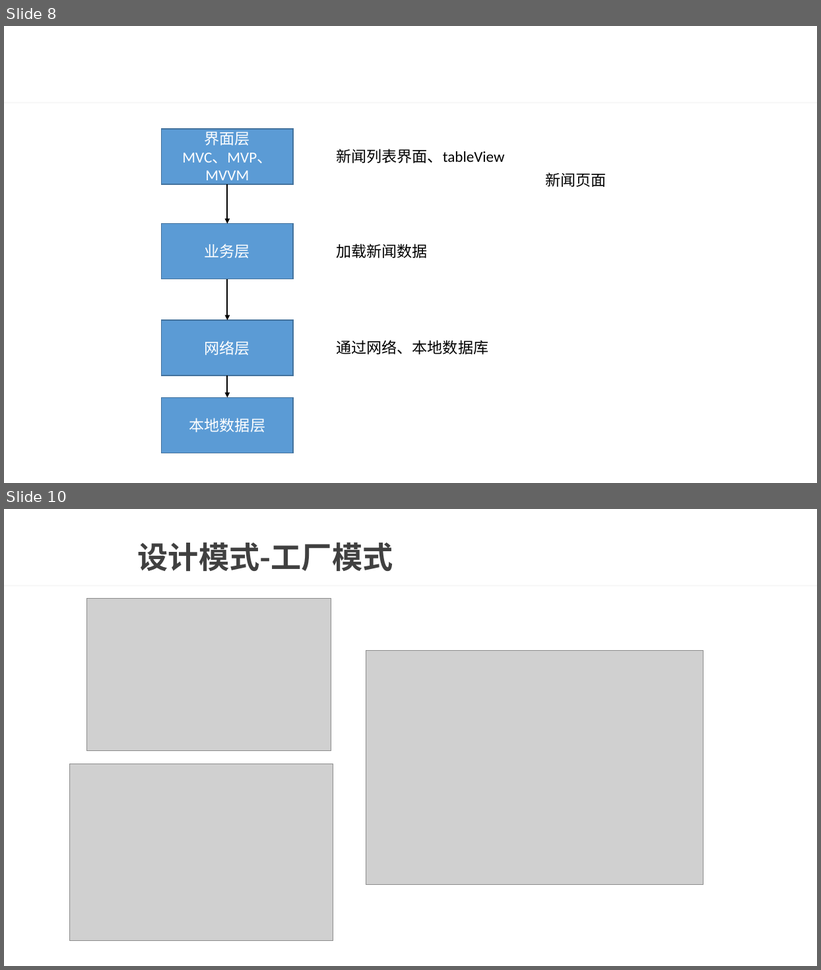
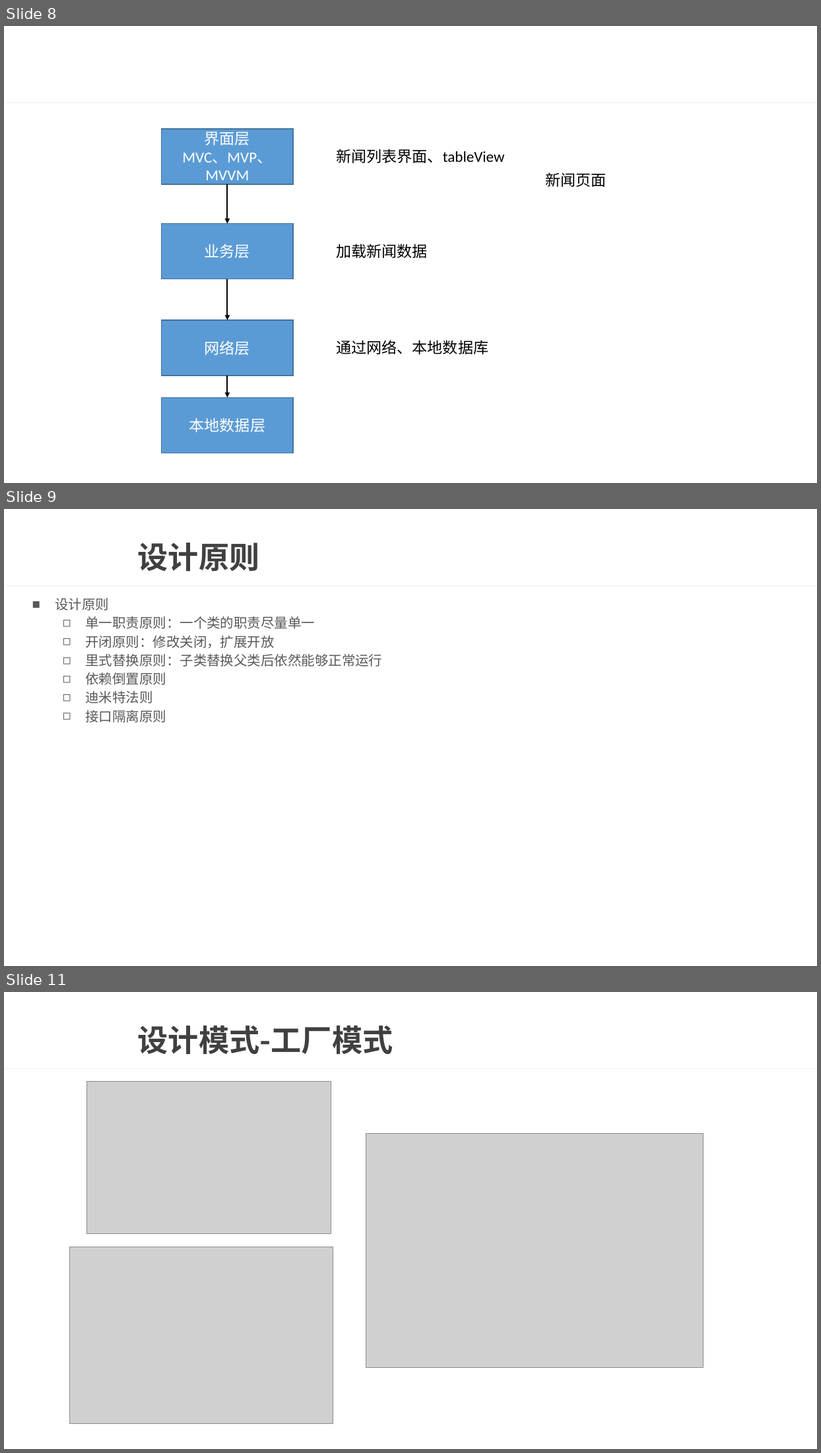
Before and after one commit to wtj900/wtj900.github.io, a slide deck: file/面试文档/07-设计模式与架构.pptx. Shown one above the other, each under a label of ours: slides 8 and 10 before the commit, slides 8, 9 and 11 after it; the slides between them are not shown. The pictures are 821x970 and 821x1453 pixels, drawn with LibreOffice and Linux fonts; fonts in the diff are those of the drawing; grey boxes stand for pictures; background and template pictures are left out. Boxes give left, top, right and bottom in pixels: in the first picture for what was removed or moved away, otherwise in the second. Text is boxed around its words. In the diff, an @@ line names an element or a change of style, - is before the commit and + after.

Commit message:
文件修改

```diff
--- a/file/面试文档/07-设计模式与架构.pptx
+++ b/file/面试文档/07-设计模式与架构.pptx
@@ slide 9 added at <box>4,509,817,966</box>, background picture (left out); not listed: 1 template element that a slide beside it also shows @@
@@ title added at <box>138,543,260,571</box>, 36 pt, text #404040, bold @@
+设计原则
@@ text added at <box>55,598,382,723</box>, 16 pt, text #595959 @@
+■ 设计原则
+  ◻ 单一职责原则：一个类的职责尽量单一
+  ◻ 开闭原则：修改关闭，扩展开放
+  ◻ 里式替换原则：子类替换父类后依然能够正常运行
+  ◻ 依赖倒置原则
+  ◻ 迪米特法则
+  ◻ 接口隔离原则
@@ what was slide 10 is now slide 11 @@
```
Also in this commit, not shown: 1 slide changed, 2 other files.
